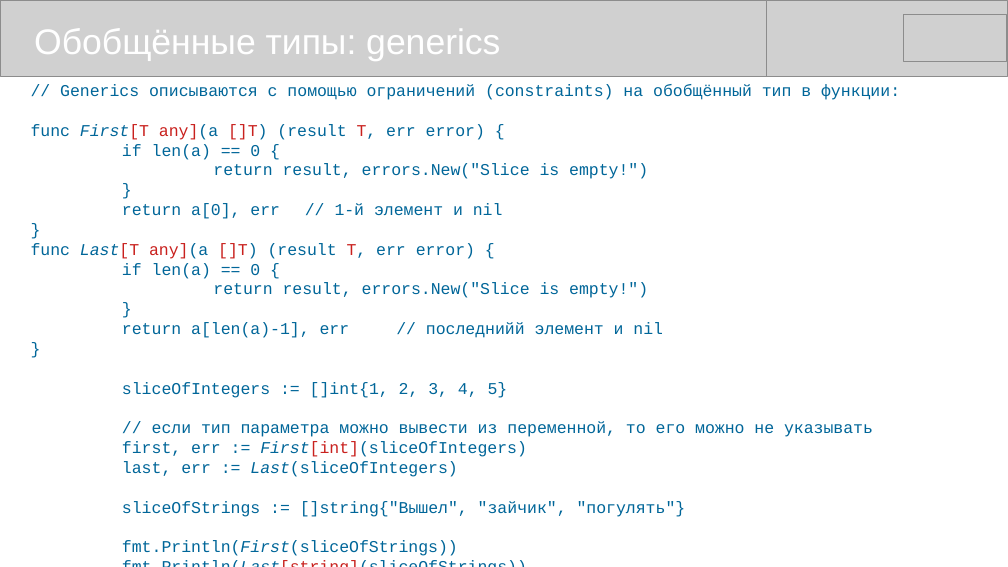
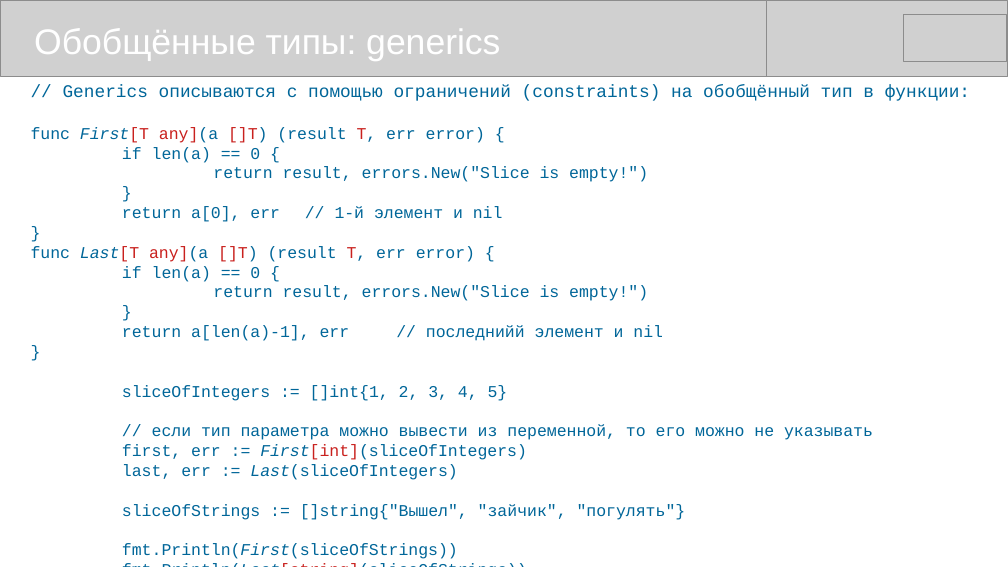
Before and after one commit to mike-shock/Go_language, a slide deck: slide 37 of Go_Review.odp. Drawn at 1008x567 pixels with LibreOffice and Linux fonts; fonts in the diff are those of the drawing; grey boxes stand for pictures. Boxes give left, top, right and bottom in pixels: in the first picture for what was removed or moved away, otherwise in the second. Text is boxed around its words. In the diff, an @@ line names an element or a change of style, - is before the commit and + after.

```diff
--- a/Go_Review.odp
+++ b/Go_Review.odp
@@ text at box(63, 85, 970, 101): size 13 to 14 pt in "// Generics описываются с помощью ограничений (constraints) ..." @@
```
Also in this commit, not shown: 7 other slides changed, 1 slide added.
